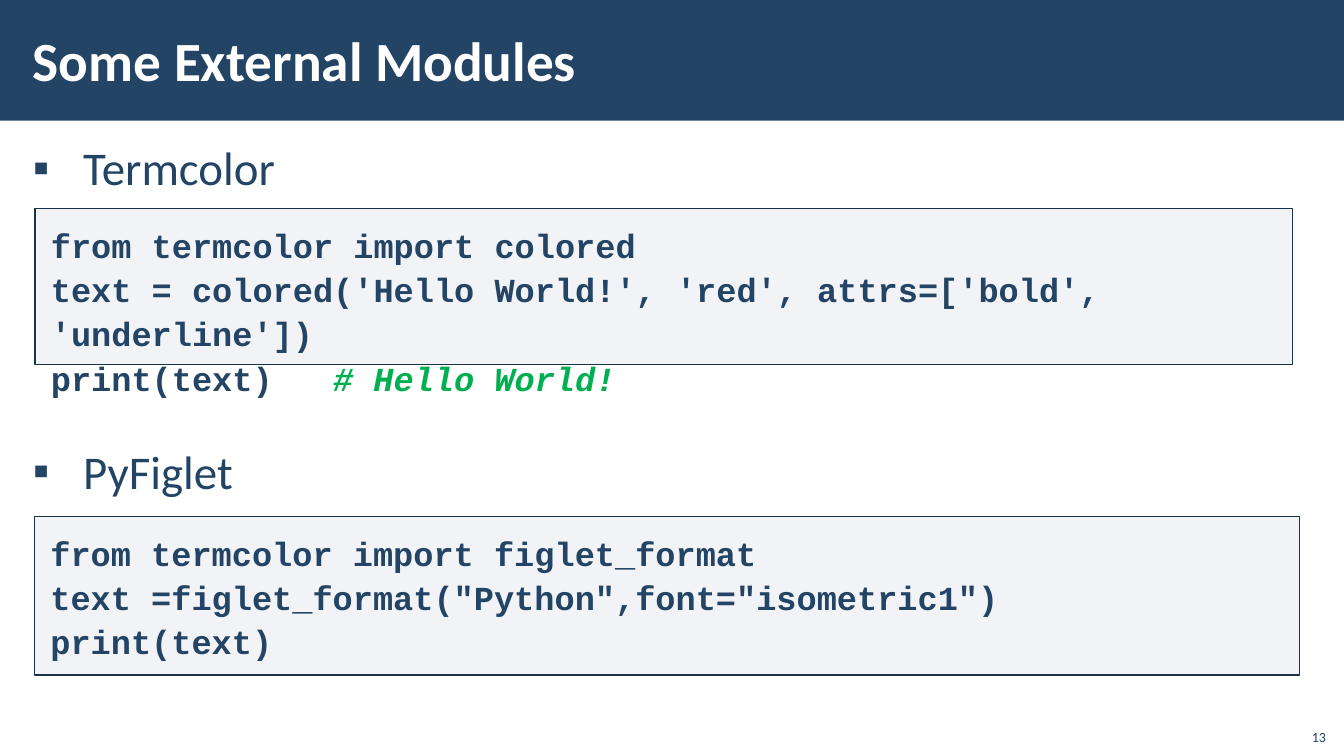
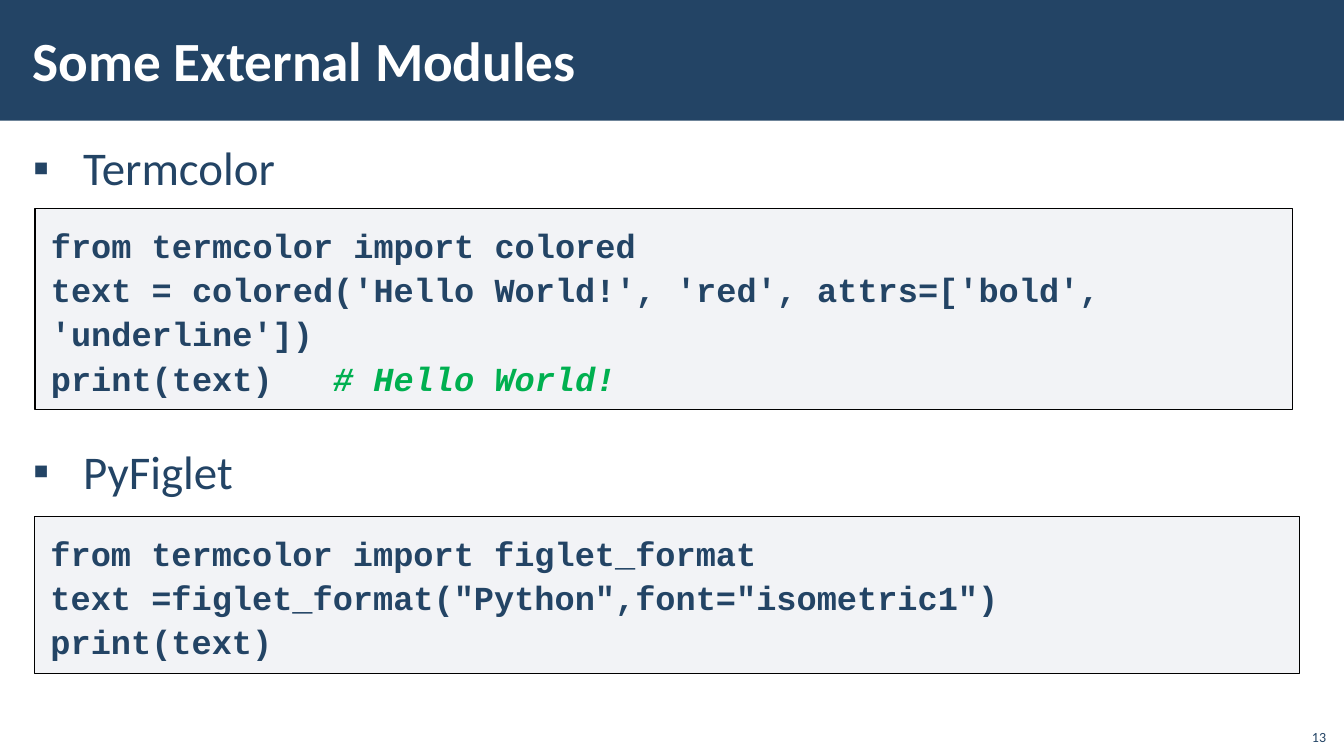
Before and after one commit to HristoRaykov/python_advanced_01.2020, a slide deck: slide 13 of 09.Modules/09-Modules.pptx. Drawn at 1344x756 pixels with LibreOffice and Linux fonts; fonts in the diff are those of the drawing; background and template pictures are left out. Boxes give left, top, right and bottom in pixels: in the first picture for what was removed or moved away, otherwise in the second. Text is boxed around its words. In the diff, an @@ line names an element or a change of style, - is before the commit and + after.

Commit message:
Some formating fixed

```diff
--- a/09.Modules/09-Modules.pptx
+++ b/09.Modules/09-Modules.pptx
@@ rectangle "from termcolor import colored text ..." at [35, 209, 1294, 409]: outline #1A334C 1 pt to #000000 0.99 pt @@
@@ rectangle "from termcolor import colored text ...": place and size @@
-rectangle "from termcolor import colored text ..." at [35, 209, 1294, 365]
+rectangle "from termcolor import colored text ..." at [35, 209, 1294, 409]
@@ rectangle "from termcolor import figlet_format text ..." at [34, 517, 1300, 675]: outline #1A334C 1 pt to #000000 0.99 pt @@
```
Also in this commit, not shown: 13 other slides changed, 2 other files.
